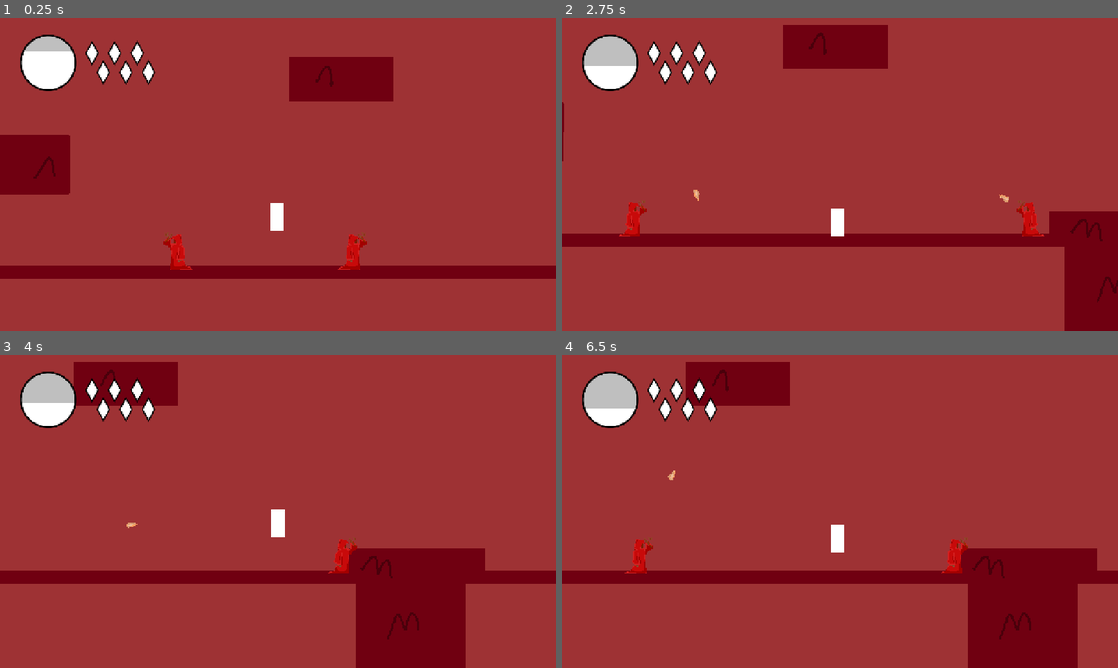
Above: before the commit, frames 1-4 (two rows, left to right).
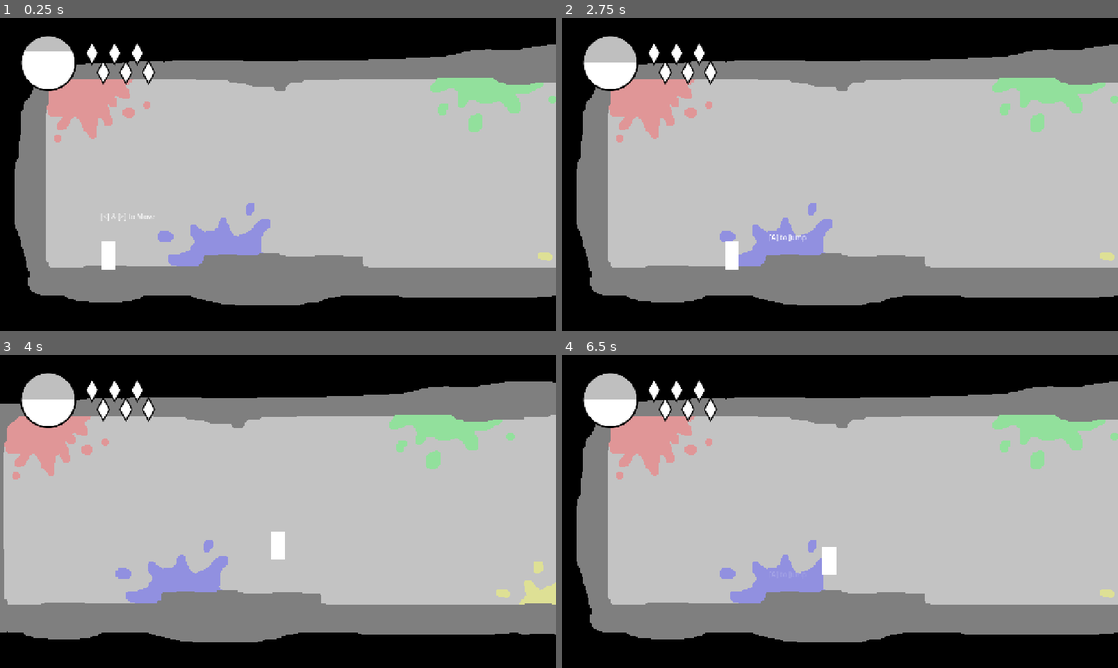
Above: after the commit, the same moments.

Repository: autonomouscrow/color-game
Game: Godot game, scene res://Scenes/Main.tscn
The game is run twice, just before and just after one commit, with the same random seed, the same clock (stepped at 60 frames per second) and the same inputs.
Inputs:
- Up to frame 1 (0.25 s): no input
- Up to frame 2 (2.75 s): hold Ctrl (burst) 0.53-1.28 s; hold Right (move_right) 0.53-2.03 s; tap A (jump) at 0.77, 1.52 s; tap E (color_blue) at 1.35 s; hold Left (move_left) from 2.03 s (still down); tap F (color_green) at 2.1 s
- Up to frame 3 (4 s): release Left (move_left) at 2.78 s; hold Right (move_right) from 2.78 s (still down); tap W (color_red) at 2.85 s; tap A (jump) at 3.02, 3.77 s; tap Q (color_white) at 3.6 s
- Up to frame 4 (6.5 s): release Right (move_right) at 4.28 s; hold Left (move_left) 4.28-5.03 s; tap R (color_yellow) at 4.35 s; tap A (jump) at 4.52, 6.02 s; hold Right (move_right) 5.03-5.78 s; hold Z (crisis) 5.03-5.78 s; hold Left (move_left) from 5.78 s (still down); tap Shift (dash) at 5.85 s

The runs differ from the first frame. In frame 1, 98% of the frame differs, in the area x 0-100%, y 0-100%; in frame 2, 98%; in frame 3, 98%; in frame 4, 98%.

Commit message:
f

Diff:
--- a/Scenes/Main.tscn
+++ b/Scenes/Main.tscn
@@ -5,7 +5,6 @@
 [ext_resource type="PackedScene" uid="uid://castvwqi4rwud" path="res://Scenes/RoomSkeff.tscn" id="2_kln2b"]
 [ext_resource type="PackedScene" uid="uid://b7xkvd58w1xgu" path="res://Scenes/HUD.tscn" id="3_hud"]
 [ext_resource type="Script" uid="uid://bbq5dbxu3ek3q" path="res://Scenes/CameraManager.gd" id="4_pbw6q"]
-[ext_resource type="PackedScene" uid="uid://cfoaofavv0p2o" path="res://Scenes/Rooms/red_1.tscn" id="11_c4ay3"]
 [ext_resource type="PackedScene" uid="uid://cj21ahglvgpf8" path="res://Scenes/Rooms/start.tscn" id="13_5jffn"]
 
 [node name="Main" type="Node2D" unique_id=396947077]
@@ -21,12 +20,10 @@
 
 [node name="RoomContainer" type="Node2D" parent="." unique_id=311234013]
 
-[node name="Red1" parent="RoomContainer" unique_id=1782557211 instance=ExtResource("11_c4ay3")]
-
 [node name="Start" parent="RoomContainer" unique_id=118567636 instance=ExtResource("13_5jffn")]
 
 [node name="Hue" parent="." unique_id=1902301394 groups=["Player"] instance=ExtResource("1_idj7w")]
-position = Vector2(3760, -4386)
+position = Vector2(-2892, 578)
 health = 70.0
 mp = 6
 
